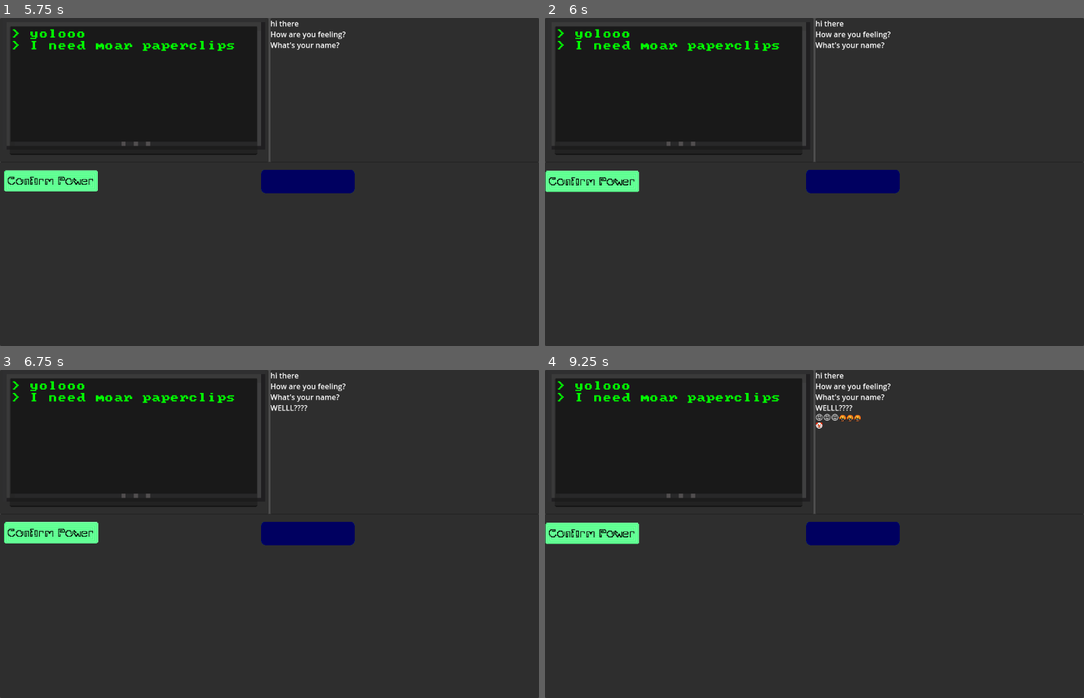
Above: before the commit, frames 1-4 (two rows, left to right).
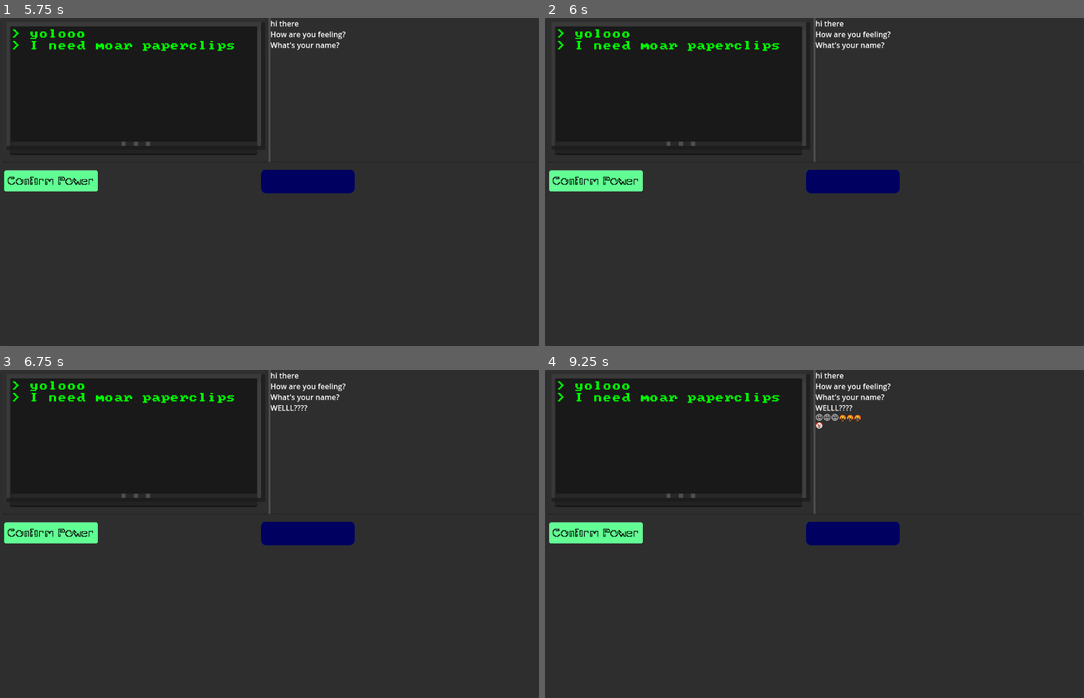
Above: after the commit, the same moments.

Repository: drakin769/GameJam2024
Game: Godot game, scene res://ui/userInterface.tscn
The game is run twice, just before and just after one commit, with the same random seed, the same clock (stepped at 60 frames per second) and the same inputs.
Inputs (mouse positions are in pixels of both pictures, inside the frame that each line leads up to):
- Up to frame 1 (5.75 s): tap Enter (ui_accept) at 0.5, 0.77, 1.25, 1.52, 3.02, 3.5, 3.77, 4.25, 4.52 s; move the mouse to (404, 90) at 0.52 s; press the mouse at (404, 90) at 0.53 s; tap E (e) at 0.8, 1.35, 3.05, 3.6, 5.3 s; move the mouse to (48, 182) at 1.27 s; release the mouse at (48, 182) at 1.28 s; tap W (w) at 1.55, 2.1, 3.8, 5.1 s; press the mouse at (48, 182) at 2.03 s; move the mouse to (242, 247) at 2.77 s; release the mouse at (242, 247) at 2.78 s; click (242, 247) at 2.85 s; move the mouse to (48, 182) at 3.52 s; tap Q (q) at 4.35 s; click (48, 182) at 4.55 s; move the mouse to (296, 182) at 5.02 s
- Up to frame 2 (6 s): tap Enter (ui_accept) at 5.75 s; move the mouse to (593, 182) at 5.77 s; click (593, 182) at 5.85 s
- Up to frame 3 (6.75 s): tap Enter (ui_accept) at 6.02, 6.5 s; tap W (w) at 6.05 s; press the mouse at (48, 534) at 6.53 s; tap E (e) at 6.6 s
- Up to frame 4 (9.25 s): tap Enter (ui_accept) at 6.77, 7.52, 9.02 s; move the mouse to (706, 550) at 7.27 s; release the mouse at (706, 550) at 7.28 s; tap W (w) at 7.35, 8.3 s; tap E (e) at 7.55, 8.85 s; move the mouse to (593, 534) at 8.02 s; press the mouse at (593, 534) at 8.03 s; release the mouse at (593, 534) at 8.78 s; click (593, 534) at 9.05 s

Frame 1 is identical in both runs. In frame 2, 0.5% of the frame differs, in the area x 0-19%, y 46-54%; in frame 3, less than 0.1%; in frame 4, 0.5%.
Error before the commit: Attempt to call function 'play' in base 'null instance' on a null instance. (res://instruction.gd:42)

Commit message:
added pickup sound

Diff:
--- a/Instruction.tscn
+++ b/Instruction.tscn
@@ -1,8 +1,9 @@
-[gd_scene load_steps=5 format=3 uid="uid://c8b40isxv7bp5"]
+[gd_scene load_steps=6 format=3 uid="uid://c8b40isxv7bp5"]
 
 [ext_resource type="FontFile" uid="uid://cho3fvc1utjl8" path="res://fonts/makemore.ttf" id="1_bt01f"]
 [ext_resource type="Script" path="res://instruction.gd" id="1_u1kga"]
 [ext_resource type="Texture2D" uid="uid://bp1dyjgtrim2d" path="res://images/instruction_block.png" id="2_e8nh6"]
+[ext_resource type="AudioStream" uid="uid://hi7ouk0x4an1" path="res://sounds/478196__jonnyruss01__click_2.wav" id="4_p1luy"]
 
 [sub_resource type="RectangleShape2D" id="RectangleShape2D_0etul"]
 size = Vector2(200, 44)
@@ -32,6 +33,10 @@
 position = Vector2(1, -1)
 shape = SubResource("RectangleShape2D_0etul")
 
+[node name="PickupSound" type="AudioStreamPlayer2D" parent="."]
+stream = ExtResource("4_p1luy")
+pitch_scale = 1.35
+
 [connection signal="area_shape_entered" from="." to="." method="_on_area_shape_entered"]
 [connection signal="mouse_entered" from="." to="." method="_on_mouse_entered"]
 [connection signal="mouse_exited" from="." to="." method="_on_mouse_exited"]
